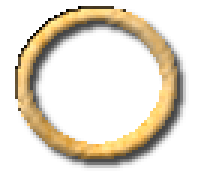
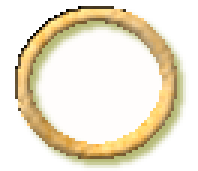
Layer changes from the first 198×171 image to the second:
added group "Groupe de calques" with 2 layers above "color" over [15, 6, 189, 171]
added layer "glow" (73%) in group "Groupe de calques" over [15, 6, 189, 171]
hid "Drop Shadow", moved it into group "Groupe de calques" over [15, 6, 189, 171]
added group "color" with 21 layers above "Calque #1" over [24, 12, 171, 147]
added layer "Calque #22" (82%) in group "color" over [24, 12, 171, 147]
showed "Calque", moved it into group "color", painted on it over [15, 6, 177, 159]
